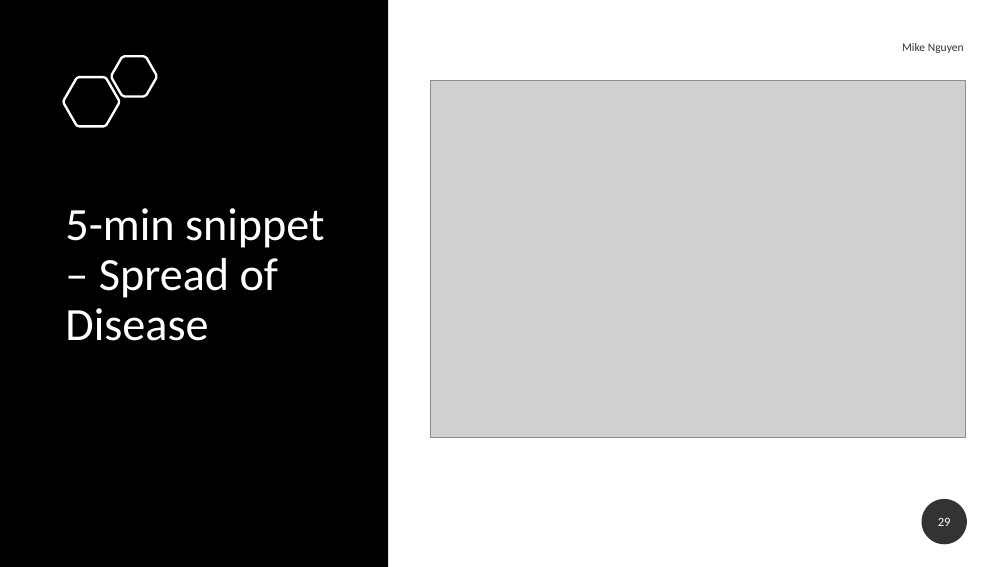
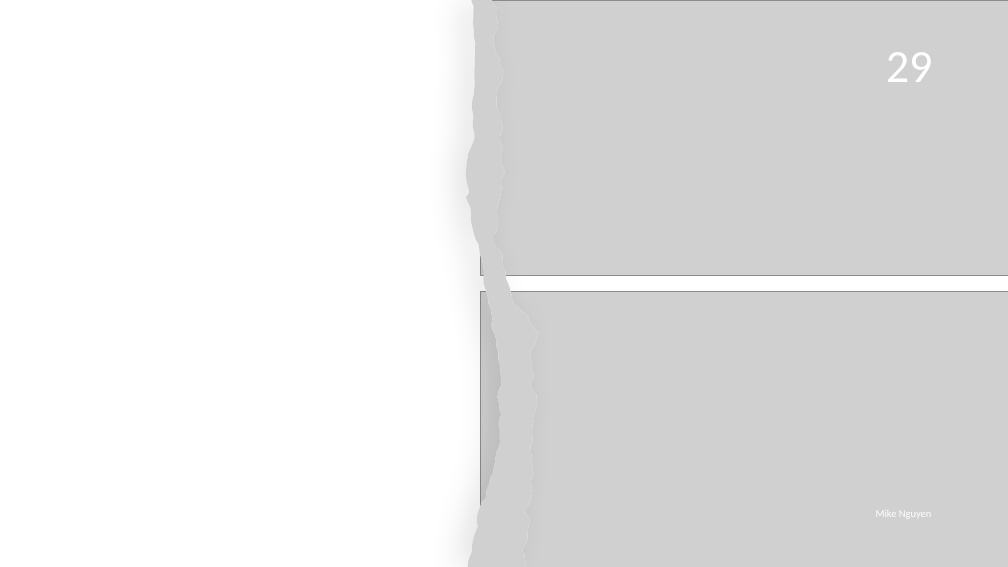
Before and after one commit to mikenguyen13/mar4050_S22, a slide deck: slide 29 of lectures/2/2_Problem & Intro to Project.pptx. Drawn at 1008x567 pixels with LibreOffice and Linux fonts; fonts in the diff are those of the drawing; grey boxes stand for pictures. Boxes give left, top, right and bottom in pixels: in the first picture for what was removed or moved away, otherwise in the second. Text is boxed around its words. In the diff, an @@ line names an element or a change of style, - is before the commit and + after.

```diff
--- a/lectures/2/2_Problem & Intro to Project.pptx
+++ b/lectures/2/2_Problem & Intro to Project.pptx
@@ rectangle removed at <box>0,0,388,567</box> @@
@@ freeform shape added at <box>466,0,538,567</box>, fill #FFFFFF @@
@@ picture added at <box>466,0,538,567</box> @@
@@ picture added at <box>481,0,1008,276</box> @@
@@ freeform shape removed at <box>111,57,157,97</box> @@
@@ page number: place and size @@
-page number at <box>922,499,967,544</box>
+page number at <box>886,52,933,82</box>
@@ page number at <box>886,52,933,82</box>: size 12 to 44 pt; alignment centre to right; line spacing 1 to 0.9; fill #000000 at 80% opacity to none @@
@@ freeform shape removed at <box>64,77,119,126</box> @@
@@ picture removed at <box>431,81,966,438</box> @@
@@ title removed at <box>65,208,325,341</box> @@
-5-min snippet – Spread of Disease
@@ picture added at <box>481,291,1008,567</box> @@
@@ text "Mike Nguyen": place and size @@
-text "Mike Nguyen" at <box>902,43,964,53</box>
+text "Mike Nguyen" at <box>876,511,932,517</box>
@@ text "Mike Nguyen" at <box>876,511,932,517</box>: size 11 to 10 pt, text colour #000000 at 80% opacity to #FFFFFF @@
```
Also in this commit, not shown: 2 other files.
